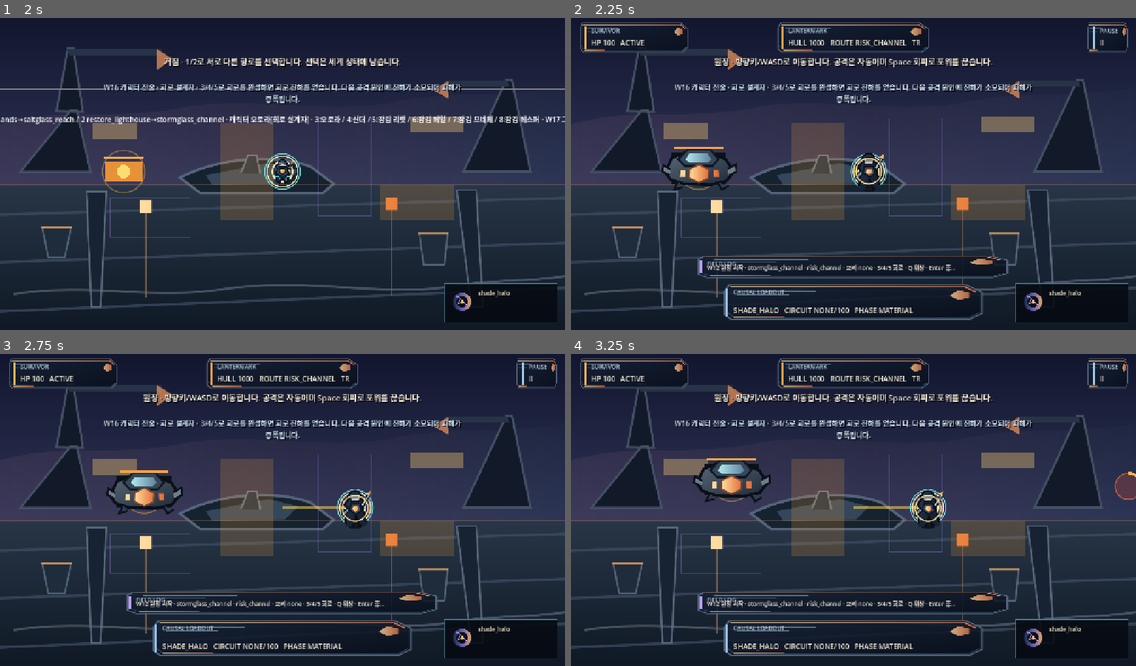
Above: before the commit, frames 1-4 (two rows, left to right).
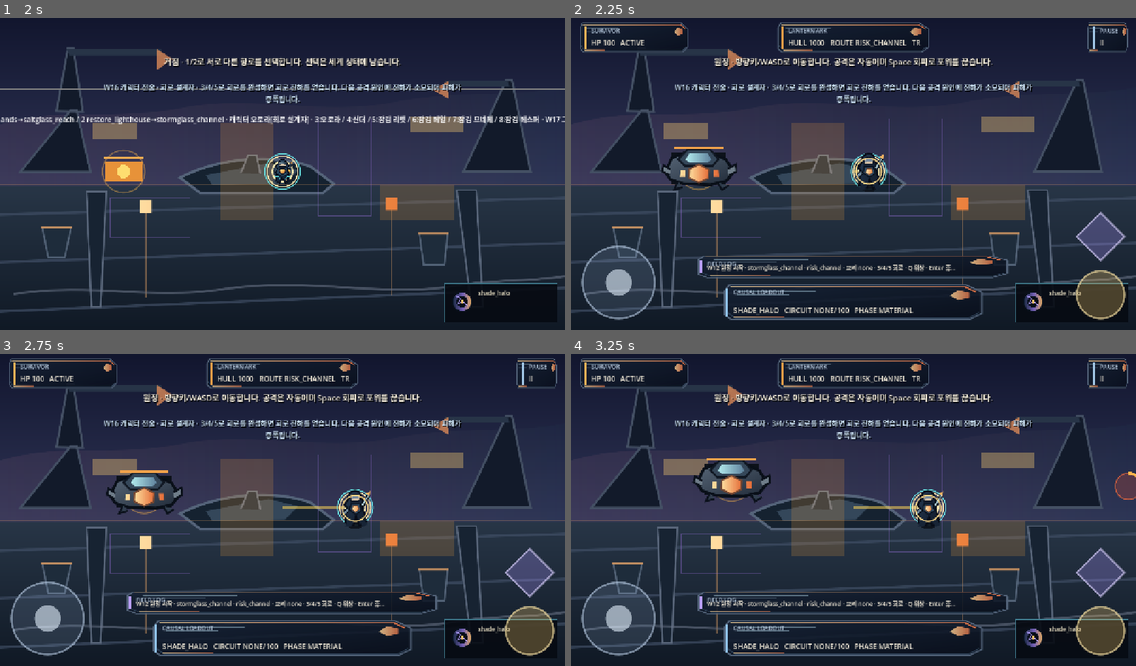
Above: after the commit, the same moments.

Repository: shaterguy/temporary-repository
Game: Godot game, scene res://game/ui/main_shell.tscn
The game is run twice, just before and just after one commit, with the same random seed, the same clock (stepped at 60 frames per second) and the same inputs.
Inputs (mouse positions are in pixels of both pictures, inside the frame that each line leads up to):
- Up to frame 1 (2 s): tap Enter at 0.5 s; move the mouse to (406, 155) at 0.52 s; hold D 0.53-1.25 s; tap 1 at 0.6 s; click (406, 155) at 0.67 s; tap Space at 0.77, 1.25 s; drag from (169, 186) to (254, 236) at 1.27 s
- Up to frame 2 (2.25 s): tap Enter at 2 s; move the mouse to (910, 102) at 2.02 s; hold D from 2.03 s (still down); tap 2 at 2.1 s
- Up to frame 3 (2.75 s): keep holding D
- Up to frame 4 (3.25 s): release D at 2.75 s; drag from (825, 572) to (684, 460) at 2.77 s

Frame 1 is identical in both runs. In frame 2, 4.1% of the frame differs, in the area x 1-99%, y 62-97%; in frame 3, 4.1%; in frame 4, 4.1%.
Error before the commit: Parse Error: Cannot infer the type of "haptic_edge" variable because the value doesn't have a set type. (res://game/ui/mobile_input_overlay.gd:94)

Commit message:
fix: make W25 haptic edge typing explicit

Diff:
--- a/game/ui/mobile_input_overlay.gd
+++ b/game/ui/mobile_input_overlay.gd
@@ -91,7 +91,7 @@
     var phase := model.phase_pressed()
     if not force and movement.is_equal_approx(_last_movement) and dodge == _last_dodge and phase == _last_phase:
         return
-    var haptic_edge := model.haptics_enabled and ((dodge and not _last_dodge) or (phase and not _last_phase))
+    var haptic_edge: bool = bool(model.haptics_enabled) and ((dodge and not _last_dodge) or (phase and not _last_phase))
     _last_movement = movement
     _last_dodge = dodge
     _last_phase = phase
